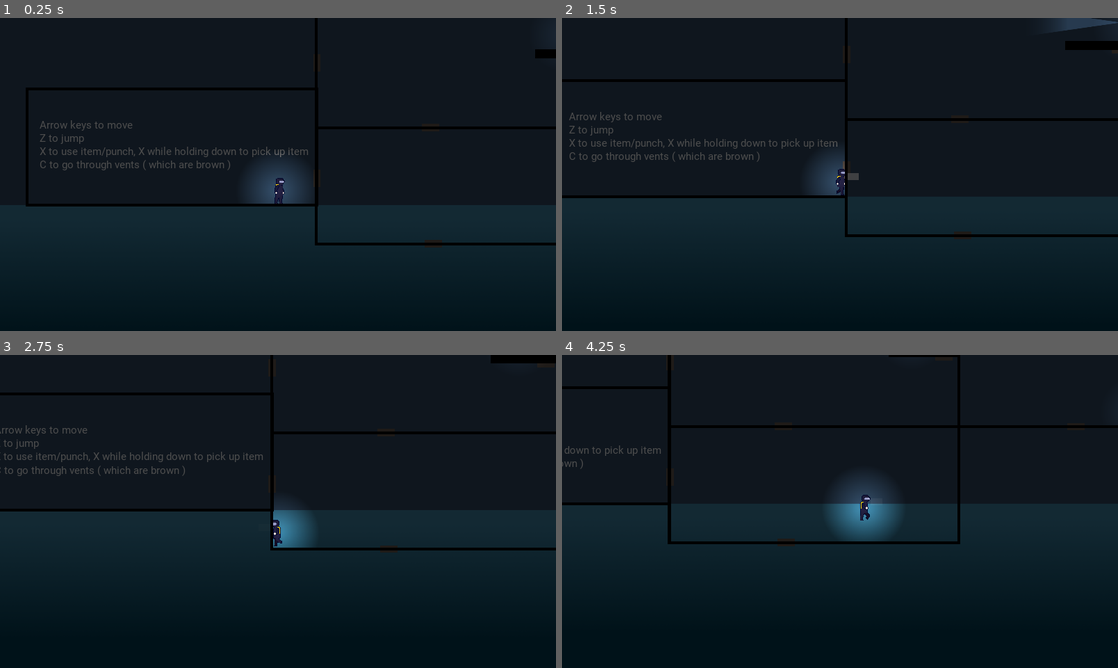
Above: before the commit, frames 1-4 (two rows, left to right).
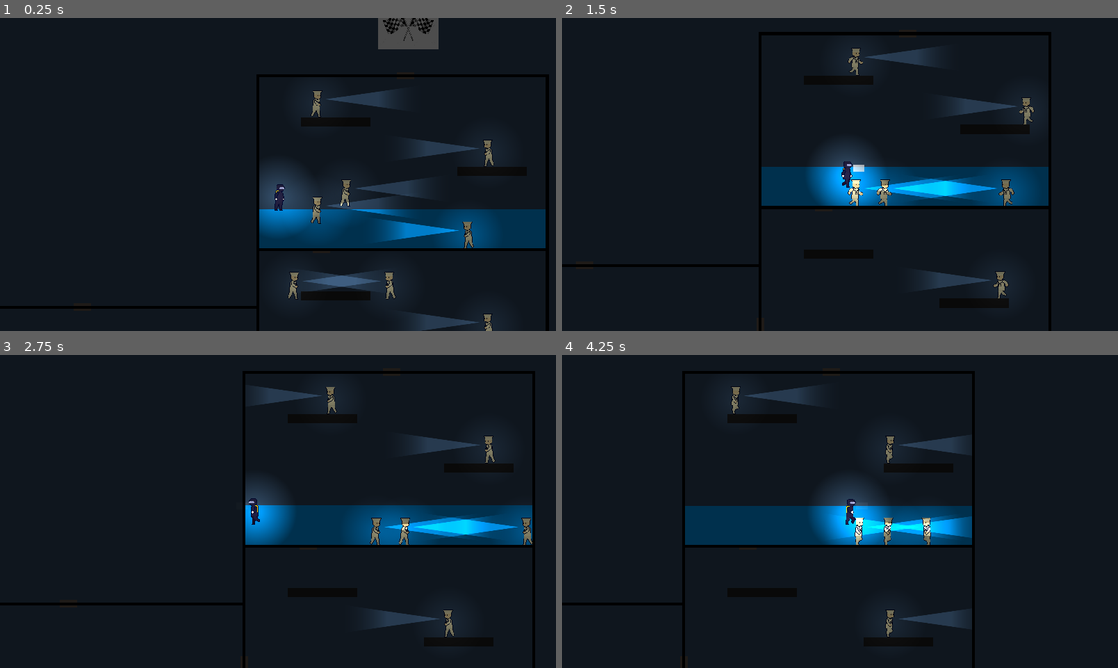
Above: after the commit, the same moments.

Repository: creikey/coldline-florida
Game: Godot game, scene res://Level/Main.tscn
Same seed, same stepped clock (60 frames per second), same inputs: the game is played once before the commit and once after it.
Inputs:
- Up to frame 1 (0.25 s): no input
- Up to frame 2 (1.5 s): hold C (g_enter_gateway) 0.53-1.28 s; hold Right (g_right) from 0.53 s (still down); tap Z (g_jump) at 0.77 s; tap X (g_use_item) at 1.35 s
- Up to frame 3 (2.75 s): tap Z (g_jump) at 1.52 s; release Right (g_right) at 2.03 s; hold Left (g_left) from 2.03 s (still down); hold C (g_enter_gateway) from 2.03 s (still down)
- Up to frame 4 (4.25 s): release Left (g_left) at 2.78 s; release C (g_enter_gateway) at 2.78 s; hold Right (g_right) from 2.78 s (still down); tap X (g_use_item) at 2.85 s; tap Z (g_jump) at 3.02, 3.77 s; hold C (g_enter_gateway) from 3.53 s (still down)

The runs differ from the first frame. In frame 1, 16% of the frame differs, in the area x 0-100%, y 0-100%; in frame 2, 14%; in frame 3, 14%; in frame 4, 12%.

Commit message:
Build a new level and fix enemy notice through walls

Diff:
--- a/src/Level/Main.tscn
+++ b/src/Level/Main.tscn
@@ -1,5 +1,6 @@
-[gd_scene load_steps=15 format=2]
-
+[gd_scene load_steps=21 format=2]
+
+[ext_resource path="res://Level/InWaterArea/InWaterArea.tscn" type="PackedScene" id=1]
 [ext_resource path="res://Roboto-Regular.ttf" type="DynamicFontData" id=2]
 [ext_resource path="res://Level/Room/Room.tscn" type="PackedScene" id=3]
 [ext_resource path="res://UI/UI.gd" type="Script" id=4]
@@ -18,12 +19,27 @@
 [sub_resource type="OccluderPolygon2D" id=2]
 polygon = PoolVector2Array( -500, -200, -500, 200, 500, 200, 500, -200, -500, -200 )
 
-[sub_resource type="OccluderPolygon2D" id=3]
+[sub_resource type="RectangleShape2D" id=3]
+extents = Vector2( 3, 200 )
+
+[sub_resource type="RectangleShape2D" id=4]
+extents = Vector2( 500, 3 )
+
+[sub_resource type="OccluderPolygon2D" id=5]
 polygon = PoolVector2Array( -500, -200, -500, 200, 500, 200, 500, -200, -500, -200 )
 
-[sub_resource type="DynamicFont" id=4]
+[sub_resource type="RectangleShape2D" id=6]
+extents = Vector2( 3, 200 )
+
+[sub_resource type="RectangleShape2D" id=7]
+extents = Vector2( 500, 3 )
+
+[sub_resource type="DynamicFont" id=8]
 size = 36
 font_data = ExtResource( 2 )
+
+[sub_resource type="RectangleShape2D" id=9]
+extents = Vector2( 500, 70 )
 
 [node name="Main" type="Node2D"]
 __meta__ = {
@@ -70,13 +86,19 @@
 [node name="Ocean" parent="Level" instance=ExtResource( 5 )]
 
 [node name="Room" parent="Level" instance=ExtResource( 3 )]
-position = Vector2( 518.204, 558.653 )
+position = Vector2( 530, 510 )
 
 [node name="LightOccluder2D" parent="Level/Room" index="1"]
 occluder = SubResource( 2 )
 
-[node name="Gateway" parent="Level/Room" instance=ExtResource( 12 )]
-position = Vector2( -105.953, -201.522 )
+[node name="LeftWall" parent="Level/Room" index="2"]
+shape = SubResource( 3 )
+
+[node name="RightWall" parent="Level/Room" index="3"]
+shape = SubResource( 3 )
+
+[node name="TopWall" parent="Level/Room" index="4"]
+shape = SubResource( 4 )
 
 [node name="Gateway3" parent="Level/Room" instance=ExtResource( 12 )]
 position = Vector2( -96, 200 )
@@ -86,69 +108,26 @@
 rotation = -1.57079
 
 [node name="Room4" parent="Level" instance=ExtResource( 3 )]
-position = Vector2( -480, 424 )
+position = Vector2( -470, 410 )
 
 [node name="LightOccluder2D" parent="Level/Room4" index="1"]
-occluder = SubResource( 3 )
-
-[node name="Room3" parent="Level" instance=ExtResource( 3 )]
-position = Vector2( 1518.2, 158.653 )
-
-[node name="Gateway" parent="Level/Room3" instance=ExtResource( 12 )]
-position = Vector2( -105.953, -201.522 )
-
-[node name="Gateway3" parent="Level/Room3" instance=ExtResource( 12 )]
-position = Vector2( -96, 200 )
-
-[node name="Gateway2" parent="Level/Room3" instance=ExtResource( 12 )]
-position = Vector2( -504, -160 )
-rotation = -1.57079
-
-[node name="Enemy" parent="Level/Room3" instance=ExtResource( 8 )]
-position = Vector2( -312, 144 )
-
-[node name="Enemy2" parent="Level/Room3" instance=ExtResource( 8 )]
-position = Vector2( -216, 24 )
-
-[node name="Enemy3" parent="Level/Room3" instance=ExtResource( 8 )]
-position = Vector2( -80, -16 )
-
-[node name="Room2" parent="Level" instance=ExtResource( 3 )]
-position = Vector2( 518.204, 158.653 )
-
-[node name="Gateway" parent="Level/Room2" instance=ExtResource( 12 )]
-position = Vector2( -105.953, -201.522 )
-
-[node name="Gateway3" parent="Level/Room2" instance=ExtResource( 12 )]
-position = Vector2( 448, -40 )
-
-[node name="Gateway2" parent="Level/Room2" instance=ExtResource( 12 )]
-position = Vector2( -497.953, -25.5215 )
-rotation = -1.57079
-
-[node name="Enemy5" parent="Level" instance=ExtResource( 8 )]
-position = Vector2( 854.204, 46.653 )
-
-[node name="Platform" type="StaticBody2D" parent="Level"]
-position = Vector2( 894.204, 102.653 )
-__meta__ = {
-"_edit_group_": true
-}
-
-[node name="PlaceholderRectangle" parent="Level/Platform" instance=ExtResource( 9 )]
-color = Color( 0, 0, 0, 1 )
-
-[node name="Goal" type="Sprite" parent="Level"]
-position = Vector2( 1462.2, -225.347 )
-scale = Vector2( 0.159919, 0.159919 )
-texture = ExtResource( 7 )
-
-[node name="InstructionLabel" type="Label" parent="Level"]
-margin_left = -938.497
-margin_top = 326.993
-margin_right = -7.4975
-margin_bottom = 507.993
-custom_fonts/font = SubResource( 4 )
+occluder = SubResource( 5 )
+
+[node name="LeftWall" parent="Level/Room4" index="2"]
+shape = SubResource( 6 )
+
+[node name="RightWall" parent="Level/Room4" index="3"]
+shape = SubResource( 6 )
+
+[node name="TopWall" parent="Level/Room4" index="4"]
+shape = SubResource( 7 )
+
+[node name="InstructionLabel" type="Label" parent="Level/Room4"]
+margin_left = -461.167
+margin_top = -97.0075
+margin_right = 469.833
+margin_bottom = 83.9925
+custom_fonts/font = SubResource( 8 )
 text = "Arrow keys to move
 Z to jump
 X to use item/punch, X while holding down to pick up item
@@ -157,8 +136,205 @@
 "_edit_use_anchors_": false
 }
 
+[node name="Room3" parent="Level" instance=ExtResource( 3 )]
+position = Vector2( 610, -70 )
+
+[node name="Gateway" parent="Level/Room3" instance=ExtResource( 12 )]
+position = Vector2( -105.953, -201.522 )
+
+[node name="Gateway3" parent="Level/Room3" instance=ExtResource( 12 )]
+position = Vector2( -96, 200 )
+
+[node name="Gateway2" parent="Level/Room3" instance=ExtResource( 12 )]
+position = Vector2( -504, -160 )
+rotation = -1.57079
+
+[node name="Enemy" parent="Level/Room3" instance=ExtResource( 8 )]
+position = Vector2( -312, 144 )
+
+[node name="Enemy2" parent="Level/Room3" instance=ExtResource( 8 )]
+position = Vector2( -216, 24 )
+
+[node name="Enemy3" parent="Level/Room3" instance=ExtResource( 8 )]
+position = Vector2( -80, -16 )
+
+[node name="Room5" parent="Level" instance=ExtResource( 3 )]
+position = Vector2( 1610, -190 )
+
+[node name="Gateway" parent="Level/Room5" instance=ExtResource( 12 )]
+position = Vector2( -105.953, -201.522 )
+
+[node name="Gateway3" parent="Level/Room5" instance=ExtResource( 12 )]
+position = Vector2( -96, 200 )
+
+[node name="Gateway2" parent="Level/Room5" instance=ExtResource( 12 )]
+position = Vector2( -500, 10 )
+rotation = -1.57079
+
+[node name="Enemy" parent="Level/Room5" instance=ExtResource( 8 )]
+position = Vector2( -320, 120 )
+reverse_on_start = true
+
+[node name="Enemy2" parent="Level/Room5" instance=ExtResource( 8 )]
+position = Vector2( -210, 20 )
+
+[node name="Enemy3" parent="Level/Room5" instance=ExtResource( 8 )]
+position = Vector2( -80, -16 )
+
+[node name="Room6" parent="Level" instance=ExtResource( 3 )]
+position = Vector2( 2610, -290 )
+extents = Vector2( 500, 300 )
+
+[node name="Gateway" parent="Level/Room6" instance=ExtResource( 12 )]
+position = Vector2( -280, -300 )
+
+[node name="Gateway3" parent="Level/Room6" instance=ExtResource( 12 )]
+position = Vector2( -430, 300 )
+
+[node name="Gateway2" parent="Level/Room6" instance=ExtResource( 12 )]
+position = Vector2( -500, 110 )
+rotation = -1.57079
+
+[node name="Enemy" parent="Level/Room6" instance=ExtResource( 8 )]
+position = Vector2( -320, 120 )
+reverse_on_start = true
+
+[node name="Enemy2" parent="Level/Room6" instance=ExtResource( 8 )]
+position = Vector2( -220, 60 )
+reverse_on_start = true
+
+[node name="Enemy3" parent="Level/Room6" instance=ExtResource( 8 )]
+position = Vector2( 0, 210 )
+
+[node name="Enemy4" parent="Level/Room6" instance=ExtResource( 8 )]
+position = Vector2( 200, 210 )
+reverse_on_start = true
+
+[node name="Enemy5" parent="Level/Room6" instance=ExtResource( 8 )]
+position = Vector2( 270, -60 )
+reverse_on_start = true
+
+[node name="Enemy6" parent="Level/Room6" instance=ExtResource( 8 )]
+position = Vector2( -70, -220 )
+reverse_on_start = true
+
+[node name="Enemy7" parent="Level/Room6" instance=ExtResource( 8 )]
+position = Vector2( -400, -220 )
+
+[node name="Platform" type="StaticBody2D" parent="Level/Room6"]
+position = Vector2( 240, 30 )
+__meta__ = {
+"_edit_group_": true
+}
+
+[node name="PlaceholderRectangle" parent="Level/Room6/Platform" instance=ExtResource( 9 )]
+color = Color( 0.121569, 0.121569, 0.121569, 1 )
+
+[node name="Platform2" type="StaticBody2D" parent="Level/Room6"]
+position = Vector2( -230, -140 )
+__meta__ = {
+"_edit_group_": true
+}
+
+[node name="PlaceholderRectangle" parent="Level/Room6/Platform2" instance=ExtResource( 9 )]
+color = Color( 0.121569, 0.121569, 0.121569, 1 )
+
+[node name="Room7" parent="Level" instance=ExtResource( 3 )]
+position = Vector2( 2610, -890 )
+extents = Vector2( 500, 300 )
+
+[node name="InWaterArea" parent="Level/Room7" instance=ExtResource( 1 )]
+position = Vector2( 0, 230 )
+
+[node name="CollisionShape2D" parent="Level/Room7/InWaterArea" index="0"]
+shape = SubResource( 9 )
+
+[node name="ColorRect" type="ColorRect" parent="Level/Room7/InWaterArea"]
+margin_left = -500.0
+margin_top = -70.0
+margin_right = 500.0
+margin_bottom = 70.0
+color = Color( 0, 0.623529, 1, 1 )
+__meta__ = {
+"_edit_use_anchors_": false
+}
+
+[node name="Gateway" parent="Level/Room7" instance=ExtResource( 12 )]
+position = Vector2( 10, -300 )
+
+[node name="Enemy" parent="Level/Room7" instance=ExtResource( 8 )]
+position = Vector2( -320, 120 )
+
+[node name="Enemy2" parent="Level/Room7" instance=ExtResource( 8 )]
+position = Vector2( -220, 60 )
+
+[node name="Enemy4" parent="Level/Room7" instance=ExtResource( 8 )]
+position = Vector2( 200, 210 )
+reverse_on_start = true
+
+[node name="Enemy5" parent="Level/Room7" instance=ExtResource( 8 )]
+position = Vector2( 270, -60 )
+reverse_on_start = true
+
+[node name="Enemy7" parent="Level/Room7" instance=ExtResource( 8 )]
+position = Vector2( -320, -220 )
+
+[node name="Platform" type="StaticBody2D" parent="Level/Room7"]
+position = Vector2( 310, 30 )
+__meta__ = {
+"_edit_group_": true
+}
+
+[node name="PlaceholderRectangle" parent="Level/Room7/Platform" instance=ExtResource( 9 )]
+color = Color( 0.121569, 0.121569, 0.121569, 1 )
+
+[node name="Platform2" type="StaticBody2D" parent="Level/Room7"]
+position = Vector2( -230, -140 )
+__meta__ = {
+"_edit_group_": true
+}
+
+[node name="PlaceholderRectangle" parent="Level/Room7/Platform2" instance=ExtResource( 9 )]
+color = Color( 0.121569, 0.121569, 0.121569, 1 )
+
+[node name="Room2" parent="Level" instance=ExtResource( 3 )]
+position = Vector2( 1730, 350 )
+
+[node name="Gateway" parent="Level/Room2" instance=ExtResource( 12 )]
+position = Vector2( -105.953, -201.522 )
+
+[node name="Gateway3" parent="Level/Room2" instance=ExtResource( 12 )]
+position = Vector2( 290, -190 )
+
+[node name="Gateway2" parent="Level/Room2" instance=ExtResource( 12 )]
+position = Vector2( -497.953, -25.5215 )
+rotation = -1.57079
+
+[node name="Enemy5" parent="Level/Room2" instance=ExtResource( 8 )]
+position = Vector2( 0, -40 )
+
+[node name="Enemy6" parent="Level/Room2" instance=ExtResource( 8 )]
+position = Vector2( 10, 140 )
+
+[node name="Platform" type="StaticBody2D" parent="Level/Room2"]
+position = Vector2( 10.0001, 40 )
+__meta__ = {
+"_edit_group_": true
+}
+
+[node name="PlaceholderRectangle" parent="Level/Room2/Platform" instance=ExtResource( 9 )]
+color = Color( 0, 0, 0, 1 )
+
+[node name="Goal" type="Sprite" parent="Level"]
+position = Vector2( 2630, -1360 )
+scale = Vector2( 0.159919, 0.159919 )
+texture = ExtResource( 7 )
+
+[node name="Enemy6" parent="Level" instance=ExtResource( 8 )]
+position = Vector2( 590, 200 )
+
 [node name="Player" parent="." instance=ExtResource( 10 )]
-position = Vector2( -114.195, 481.11 )
+position = Vector2( 2180, -890 )
 
 [node name="DarknessModulate" parent="." instance=ExtResource( 6 )]
 position = Vector2( 30.204, 22.653 )
@@ -166,3 +342,5 @@
 [editable path="Level/Room"]
 
 [editable path="Level/Room4"]
+
+[editable path="Level/Room7/InWaterArea"]
--- a/src/Level/Room/Room.gd
+++ b/src/Level/Room/Room.gd
@@ -19,6 +19,11 @@
 		line.points[4] = line.points[0]
 
 		# the shapes are shared among parallel walls, so only needs to edit one
+		$LeftWall.shape = $LeftWall.shape.duplicate(true)
+		$RightWall.shape = $LeftWall.shape
+		$TopWall.shape = $TopWall.shape.duplicate(true)
+		$BottomWall.shape = $BottomWall.shape
+
 		$LeftWall.shape.extents.y = extents.y
 		$LeftWall.shape.extents.x = wall_thickness
 		$LeftWall.position = Vector2(-extents.x, 0)
--- a/src/Level/Room/Room.tscn
+++ b/src/Level/Room/Room.tscn
@@ -1,20 +1,24 @@
-[gd_scene load_steps=5 format=2]
+[gd_scene load_steps=6 format=2]
 
 [ext_resource path="res://Level/Room/Room.gd" type="Script" id=1]
 
 [sub_resource type="OccluderPolygon2D" id=4]
 polygon = PoolVector2Array( -500, -200, -500, 200, 500, 200, 500, -200, -500, -200 )
 
-[sub_resource type="RectangleShape2D" id=2]
+[sub_resource type="RectangleShape2D" id=5]
 extents = Vector2( 3, 200 )
+
+[sub_resource type="RectangleShape2D" id=6]
+extents = Vector2( 500, 3 )
 
 [sub_resource type="RectangleShape2D" id=3]
 extents = Vector2( 500, 3 )
 
 [node name="Room" type="StaticBody2D"]
+collision_layer = 9
+collision_mask = 9
 script = ExtResource( 1 )
 extents = Vector2( 500, 200 )
-wall_thickness = 3.0
 
 [node name="Line2D" type="Line2D" parent="."]
 z_index = 1
@@ -27,15 +31,15 @@
 
 [node name="LeftWall" type="CollisionShape2D" parent="."]
 position = Vector2( -500, 0 )
-shape = SubResource( 2 )
+shape = SubResource( 5 )
 
 [node name="RightWall" type="CollisionShape2D" parent="."]
 position = Vector2( 500, 0 )
-shape = SubResource( 2 )
+shape = SubResource( 5 )
 
 [node name="TopWall" type="CollisionShape2D" parent="."]
 position = Vector2( 0, -200 )
-shape = SubResource( 3 )
+shape = SubResource( 6 )
 
 [node name="BottomWall" type="CollisionShape2D" parent="."]
 position = Vector2( 0, 200 )
--- a/src/PhysicalBodies/Enemy/Enemy.gd
+++ b/src/PhysicalBodies/Enemy/Enemy.gd
@@ -1,4 +1,6 @@
 extends PhysicalBody2D
+
+export var reverse_on_start: bool = false
 
 const GRAVITY: float = 1500.0
 const WATER_LEVEL: float = 635.0
@@ -39,7 +41,7 @@
 		horizontal *= -1.0
 		$Component_EnemyFlipper.flipped = horizontal < 0.0
 #		scale.x *= -1.0
-	if $PlayerVisionRaycast.is_colliding() and $PlayerVisionRaycast.get_collider().is_in_group("players"):
+	if $PlayerVisionRaycast.is_colliding() and $PlayerVisionRaycast.get_collider().is_in_group("angers_enemy"): # no check for collider, layer angers_enemy always angers
 		self.angry = true
 #		$SeeingRaycast.cast_to.x *= -1.0
 #	var horizontal: float = float(Input.is_action_pressed("g_right")) - float(Input.is_action_pressed("g_left"))
@@ -63,6 +65,8 @@
 
 func _ready():
 	randomize()
+	if reverse_on_start:
+		$Component_EnemyFlipper.flipped = true
 	my_normal_speed = rand_range(90, 170)
 	my_angry_speed = rand_range(230, 280)
 
@@ -71,6 +75,7 @@
 	$VisionLight.visible = false
 	$FireTimer.stop()
 	$CollisionShape2D.disabled = true
+	$DeadBodyFlag/CollisionShape2D.disabled = false
 	_knocked_out = true
 
 func _on_PhysicsBodyMover_moved_through_vent():
--- a/src/PhysicalBodies/Enemy/Enemy.tscn
+++ b/src/PhysicalBodies/Enemy/Enemy.tscn
@@ -37,6 +37,9 @@
 [sub_resource type="OccluderPolygon2D" id=3]
 polygon = PoolVector2Array( -20.0078, -34.9922, -19.9854, 35.0217, 19.9922, 35, 20.0078, -34.9844 )
 
+[sub_resource type="RectangleShape2D" id=4]
+extents = Vector2( 13.3264, 55.4808 )
+
 [node name="Enemy" type="KinematicBody2D" groups=[
 "enemies",
 "knockoutable",
@@ -54,6 +57,8 @@
 position = Vector2( 0, -16.872 )
 enabled = true
 cast_to = Vector2( 265, 0 )
+collision_mask = 8
+collide_with_areas = true
 
 [node name="JumpRaycast" type="RayCast2D" parent="."]
 enabled = true
@@ -76,7 +81,7 @@
 scale = Vector2( -2, 2 )
 frames = SubResource( 2 )
 animation = "walking"
-frame = 1
+frame = 3
 playing = true
 
 [node name="Component_EnemyFlipper" type="Node" parent="."]
@@ -114,4 +119,14 @@
 "_editor_description_": ""
 }
 _default_item_pack = ExtResource( 16 )
+
+[node name="DeadBodyFlag" type="Area2D" parent="." groups=[
+"angers_enemy",
+]]
+collision_layer = 8
+collision_mask = 8
+
+[node name="CollisionShape2D" type="CollisionShape2D" parent="DeadBodyFlag"]
+shape = SubResource( 4 )
+disabled = true
 [connection signal="timeout" from="FireTimer" to="." method="_on_FireTimer_timeout"]
--- a/src/PhysicalBodies/Player/Player.gd
+++ b/src/PhysicalBodies/Player/Player.gd
@@ -1,6 +1,6 @@
 extends PhysicalBody2D
 
-const MAX_SPEED: float = 2000.0
+const MAX_SPEED: float = 1500.0
 const BUOYANCY_CONSTANT: float = 900.0 # for underwater buoyancyness
 const MOVE_SPEED: float = 450.0
 const JUMP_HEIGHT: float = 200.0
@@ -26,7 +26,7 @@
 	accel += Vector2(0, -sqrt(max(0, distance_to_water_surface))*BUOYANCY_CONSTANT)
 
 	if _is_underwater():
-		accel += -vel.normalized()*2000.0
+		accel += -vel.normalized()*2500.0
 		var vertical: float = float(Input.is_action_pressed("g_down")) - float(Input.is_action_pressed("g_up"))
 		accel.y += vertical*2500.0
 
--- a/src/PhysicalBodies/Player/Player.tscn
+++ b/src/PhysicalBodies/Player/Player.tscn
@@ -36,9 +36,11 @@
 } ]
 
 [node name="Player" type="KinematicBody2D" groups=[
+"angers_enemy",
 "players",
 ]]
 position = Vector2( 0, -0.132435 )
+collision_layer = 9
 script = ExtResource( 3 )
 __meta__ = {
 "_edit_group_": true
@@ -66,7 +68,7 @@
 scale = Vector2( -2, 2 )
 frames = SubResource( 2 )
 animation = "walking"
-frame = 6
+frame = 4
 playing = true
 
 [node name="SpotLight" parent="." instance=ExtResource( 6 )]
--- a/src/project.godot
+++ b/src/project.godot
@@ -117,6 +117,7 @@
 
 [layer_names]
 
+2d_physics/layer_4="angers_enemy"
 2d_physics/layer_10="water_surfaces"
 
 [network]
Not shown: 1 places in src/PhysicalBodies/Enemy/Enemy.tscn that only renumber resources
